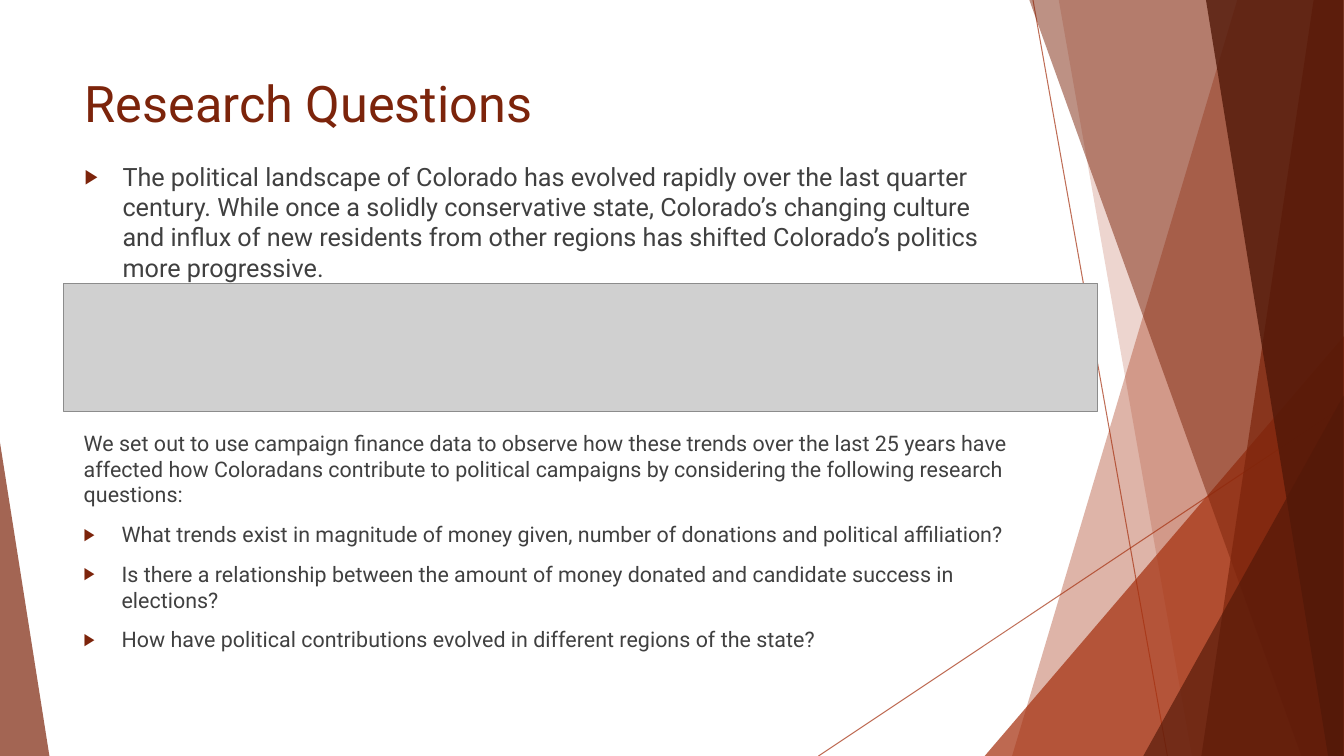
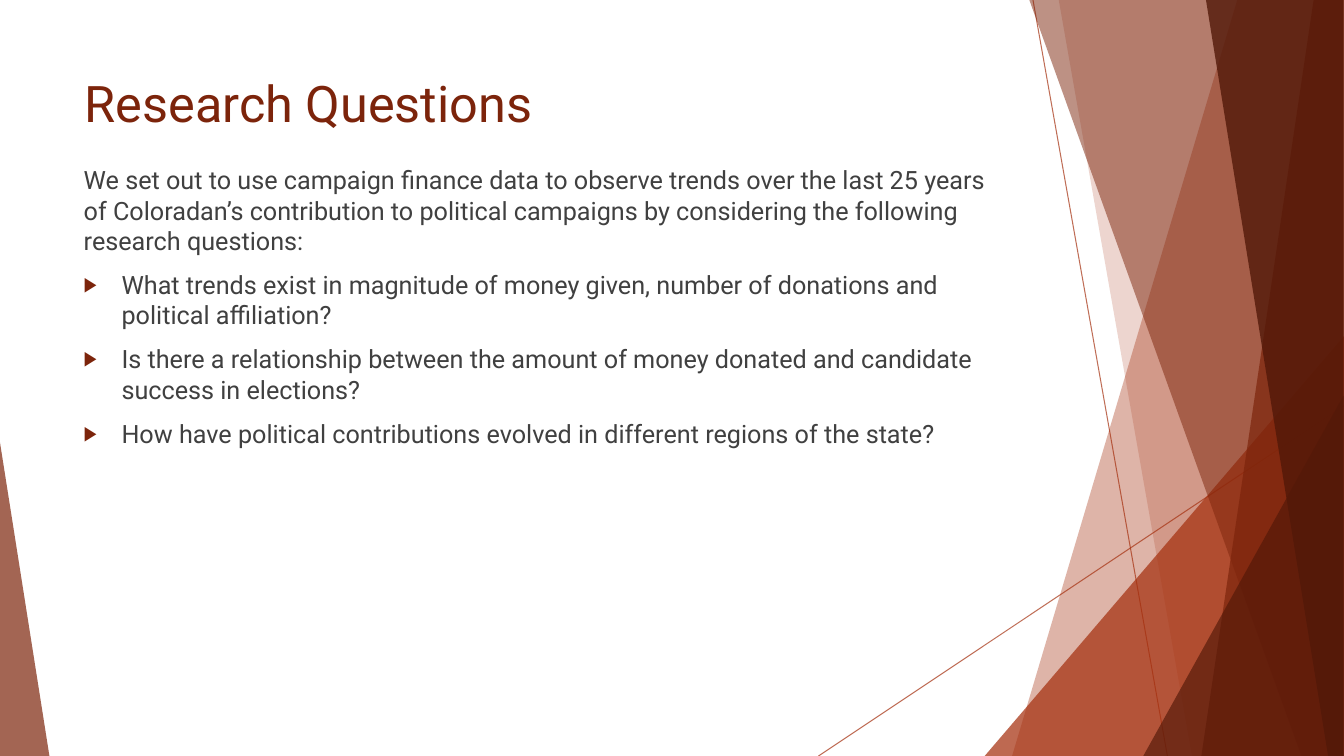
Before and after one commit to dslachar/analysis_of_crp_data, a slide deck: slide 3 of project_presention.pptx. Drawn at 1344x756 pixels with LibreOffice and Linux fonts; fonts in the diff are those of the drawing; grey boxes stand for pictures. Boxes give left, top, right and bottom in pixels: in the first picture for what was removed or moved away, otherwise in the second. Text is boxed around its words. In the diff, an @@ line names an element or a change of style, - is before the commit and + after.

```diff
--- a/project_presention.pptx
+++ b/project_presention.pptx
@@ text "We set out to use ...": place and size @@
-text "We set out to use ..." at (84,434,1006,652)
+text "We set out to use ..." at (84,170,984,449)
@@ text at (84,170,984,255): text changed; size 15.3 to 18 pt @@
-We set out to use campaign finance data to observe how these trends over the last 25 years have affected how Coloradans contribute to political campaigns by considering the following research questions:
+We set out to use campaign finance data to observe trends over the last 25 years of Coloradan’s contribution to political campaigns by considering the following research questions:
@@ text removed at (123,167,978,283) @@
-▶ The political landscape of Colorado has evolved rapidly over the last quarter century. While once a solidly conservative state, Colorado’s changing culture and influx of new residents from other regions has shifted Colorado’s politics more progressive.
@@ picture removed at (63,283,1098,411) @@
@@ text at (122,275,972,449): size 15.3 to 18 pt in "What trends exist in magnitude of money ...", "Is there a relationship between the amount ...", "How have political contributions evolved in different ..." @@
```
Also in this commit, not shown: 1 other slide changed, 2 slides added, 1 slide removed.
